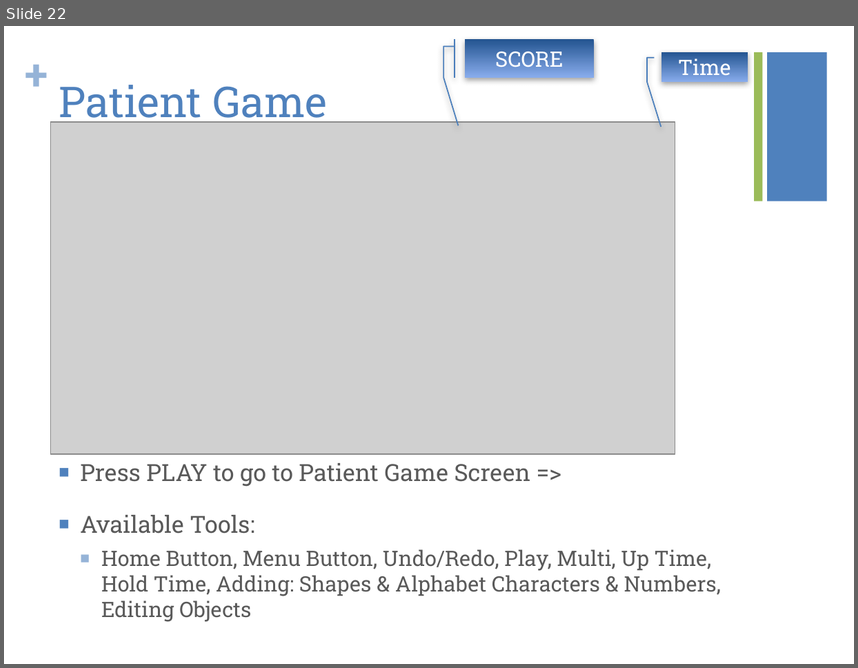
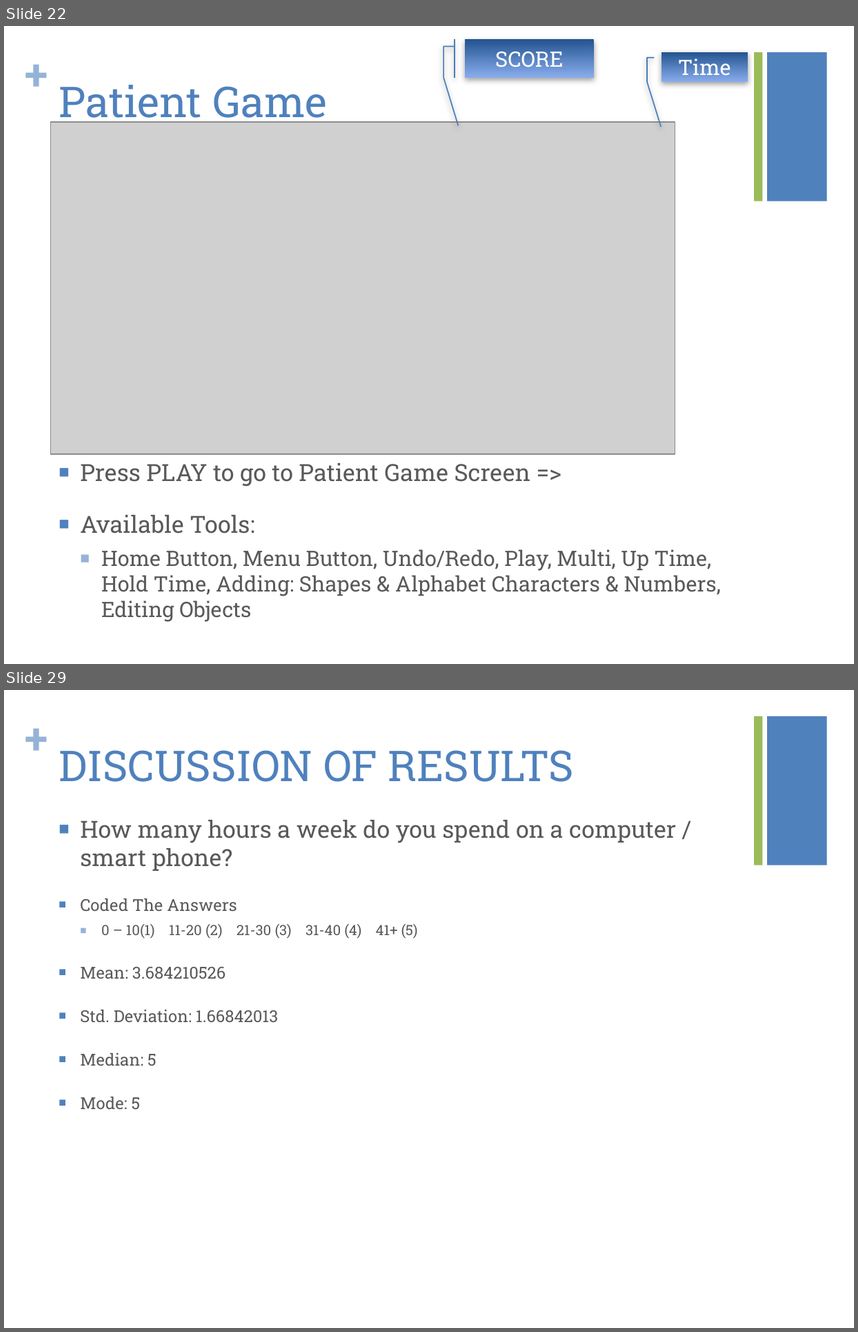
Before and after one commit to oh-team-machine/Target-Tapping, a slide deck: Documentation/CMPUT302_Pres.pptx. Shown one above the other, each under a label of ours: slide 22 before the commit, slides 22 and 29 after it; the slides between them are not shown. The pictures are 858x668 and 858x1332 pixels, drawn with LibreOffice and Linux fonts; fonts in the diff are those of the drawing; grey boxes stand for pictures. Boxes give left, top, right and bottom in pixels: in the first picture for what was removed or moved away, otherwise in the second. Text is boxed around its words. In the diff, an @@ line names an element or a change of style, - is before the commit and + after.

```diff
--- a/Documentation/CMPUT302_Pres.pptx
+++ b/Documentation/CMPUT302_Pres.pptx
@@ slide 29 added at <box>4,690,854,1328</box>, background #FFFFFF; not listed: 3 template elements that a slide beside it also shows @@
@@ title added at <box>59,750,574,782</box>, 36 pt, text #4F81BD @@
+DISCUSSION OF RESULTS
@@ text added at <box>80,820,676,1109</box>, 14 pt, text #595959 @@
+■ How many hours a week do you spend on a computer / smart phone?
+■ Coded The Answers
+  ■ 0 – 10(1) 11-20 (2) 21-30 (3) 31-40 (4) 41+ (5)
+■ Mean: 3.684210526
+■ Std. Deviation: 1.66842013
+■ Median: 5
+■ Mode: 5
```
Also in this commit, not shown: 5 slides changed, 6 other slides added, 3 slides removed, 2 other files.
